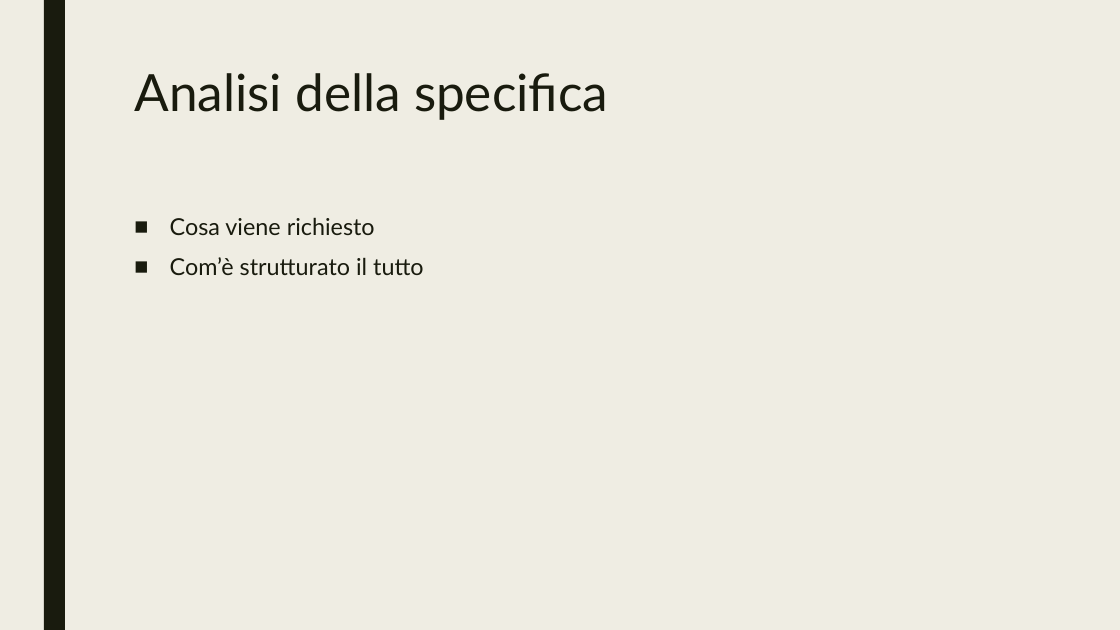
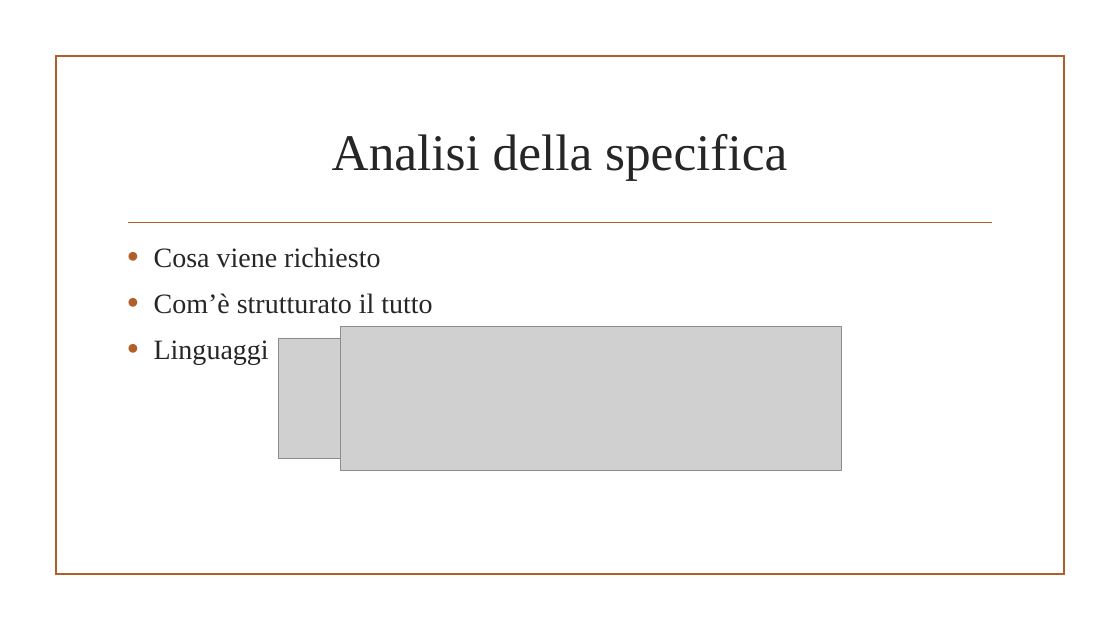
Before and after one commit to JariNaeser/Progetto1, a slide deck: slide 3 of doc/Presentazione progetto.pptx. Drawn at 1120x630 pixels with LibreOffice and Linux fonts; fonts in the diff are those of the drawing; grey boxes stand for pictures; background and template pictures are left out. Boxes give left, top, right and bottom in pixels: in the first picture for what was removed or moved away, otherwise in the second. Text is boxed around its words. In the diff, an @@ line names an element or a change of style, - is before the commit and + after.

```diff
--- a/doc/Presentazione progetto.pptx
+++ b/doc/Presentazione progetto.pptx
@@ background #EFEDE3 to picture (left out) @@
@@ rectangle removed at [44,0,65,630] @@
@@ rectangle added at [55,56,1064,575], outline #B15E28 1.25 pt @@
@@ title "Analisi della specifica": place and size @@
-title "Analisi della specifica" at [134,73,608,120]
+title "Analisi della specifica" at [332,134,787,181]
@@ title "Analisi della specifica" at [332,134,787,181]: font Lato to Times New Roman, text colour #191B0E to #262626; alignment left to centre; line spacing 0.89 to 1; vertical alignment top to middle @@
@@ text "Cosa viene richiesto": place and size @@
-text "Cosa viene richiesto" at [170,217,424,275]
+text "Cosa viene richiesto" at [154,247,432,365]
@@ line added from (129, 223) to (992, 223), #B15E28 1.25 pt @@
@@ text at [154,247,432,314]: size 20 to 24 pt, font Lato to Times New Roman, text colour #191B0E to #262626 in "Cosa viene richiesto", "Com’è strutturato il tutto"; bullet ■ to •; line spacing 0.94 to 1; less space between paragraphs @@
@@ picture added at [340,326,841,470] @@
@@ text at [154,340,269,365]: paragraph added @@
+• Linguaggi
@@ picture added at [279,338,841,458] @@
```
Also in this commit, not shown: 5 other slides changed.
